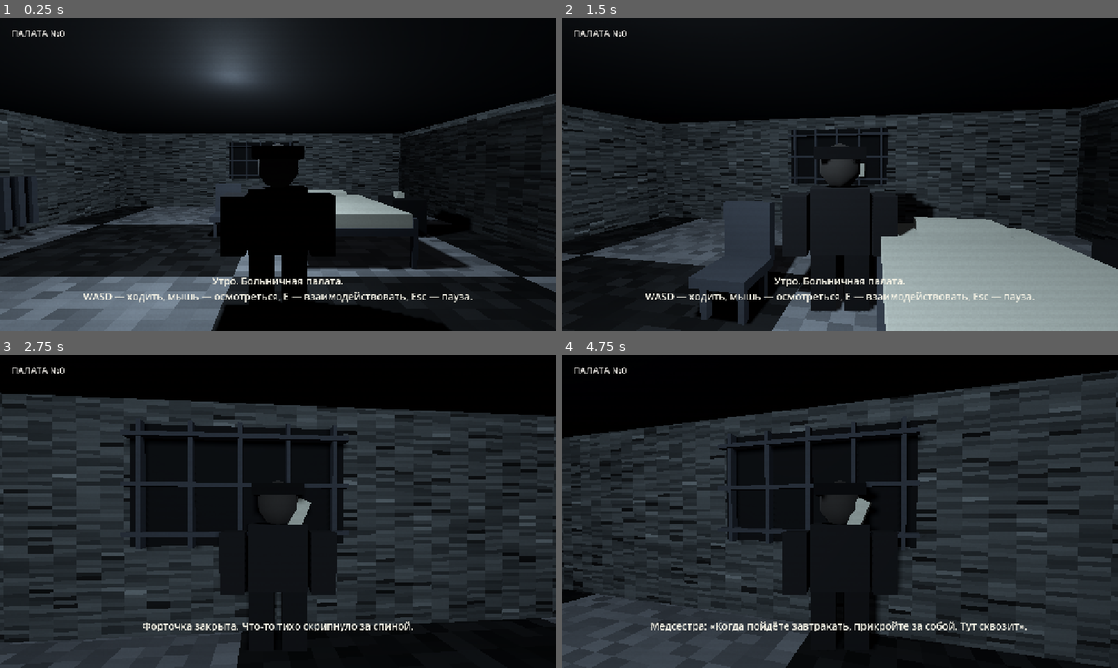
Above: before the commit, frames 1-4 (two rows, left to right).
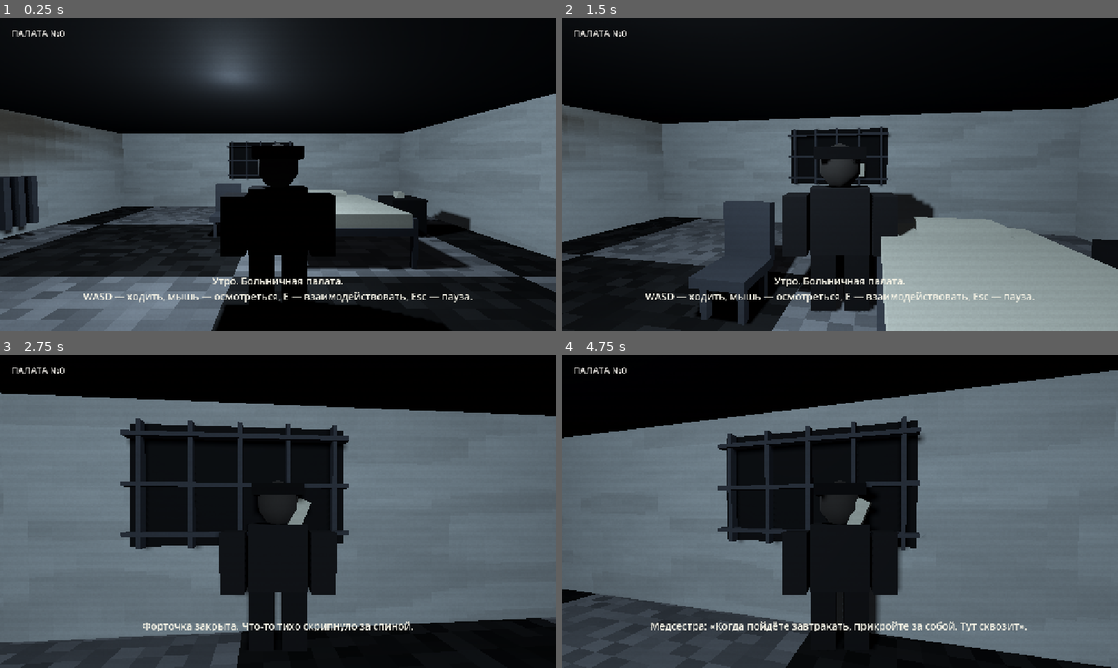
Above: after the commit, the same moments.

Repository: smaks190-crypto/Durotale
Game: Godot game, scene res://scenes/main.tscn
The game is run twice, just before and just after one commit, with the same random seed, the same clock (stepped at 60 frames per second) and the same inputs.
Inputs (mouse positions are in pixels of both pictures, inside the frame that each line leads up to):
- Up to frame 1 (0.25 s): no input
- Up to frame 2 (1.5 s): tap Enter at 0.5 s; move the mouse to (867, 174) at 0.52 s; hold E (interact) 0.53-1.28 s; hold W (move_forward) from 0.53 s (still down); move the mouse to (812, 174) at 1.27 s; tap E (interact) at 1.35 s
- Up to frame 3 (2.75 s): keep holding W (move_forward); move the mouse to (289, 505) at 2.02 s; hold E (interact) from 2.03 s (still down)
- Up to frame 4 (4.75 s): keep holding W (move_forward); tap Space at 2.75 s; move the mouse to (834, 517) at 2.77 s; release E (interact) at 2.78 s; tap E (interact) at 2.85, 4.35 s; move the mouse to (878, 514) at 3.52 s; hold E (interact) 3.53-4.28 s; move the mouse to (795, 508) at 4.27 s

The runs differ from the first frame. In frame 1, 24% of the frame differs, in the area x 0-100%, y 24-77%; in frame 2, 29%; in frame 3, 53%; in frame 4, 54%, in the area x 0-100%, y 4-100%.

Commit message:
feat(godot): wire Qwen3.8-Max decay shader into reality states

Diff:
--- a/godot/scripts/world.gd
+++ b/godot/scripts/world.gd
@@ -21,9 +21,9 @@
 var reality := 0
 var mixed := false
 
-var paint_clean: StandardMaterial3D
-var paint_ruined: StandardMaterial3D
-var paint_warped: StandardMaterial3D
+var paint_clean: ShaderMaterial
+var paint_ruined: ShaderMaterial
+var paint_warped: ShaderMaterial
 var tiles_clean: StandardMaterial3D
 var tiles_ruined: StandardMaterial3D
 var iron: StandardMaterial3D
@@ -91,9 +91,20 @@
 func _ready() -> void:
     var grunge := make_grime(false)
     var chess := make_grime(true)
-    paint_clean = mat(Color(0.74,0.76,0.75), grunge)
-    paint_ruined = mat(Color(0.39,0.41,0.42), grunge)
-    paint_warped = mat(Color(0.45,0.22,0.24), grunge)
+    var decay_shader := load("res://shaders/decay_wall.gdshader") as Shader
+    paint_clean = ShaderMaterial.new()
+    paint_clean.shader = decay_shader
+    paint_clean.set_shader_parameter("damage", 0.07)
+    paint_clean.set_shader_parameter("plaster_color", Color(0.74, 0.76, 0.75, 1.0))
+    paint_ruined = ShaderMaterial.new()
+    paint_ruined.shader = decay_shader
+    paint_ruined.set_shader_parameter("damage", 0.70)
+    paint_ruined.set_shader_parameter("plaster_color", Color(0.39, 0.41, 0.42, 1.0))
+    paint_warped = ShaderMaterial.new()
+    paint_warped.shader = decay_shader
+    paint_warped.set_shader_parameter("damage", 0.92)
+    paint_warped.set_shader_parameter("plaster_color", Color(0.12, 0.10, 0.12, 1.0))
+    paint_warped.set_shader_parameter("stain_color", Color(0.6, 0.1, 0.1, 1.0))
     tiles_clean = mat(Color(0.82,0.83,0.84), chess)
     tiles_ruined = mat(Color(0.40,0.42,0.44), chess)
     iron = mat(Color(0.31,0.32,0.34))
Not shown, added: godot/shaders/decay_wall.gdshader.uid
